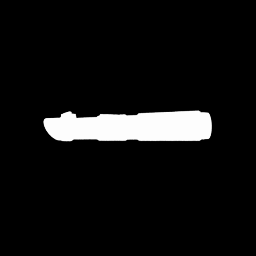
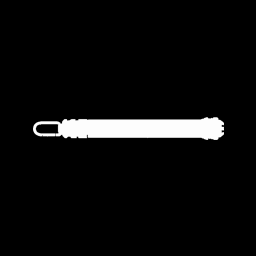
Layer changes from the first (256, 256) image to the second:
renamed "hilt_comp2" to "Layer 1", painted on it over [33,110,224,142]
painted on "Rectangle 1" over [33,110,224,142]
